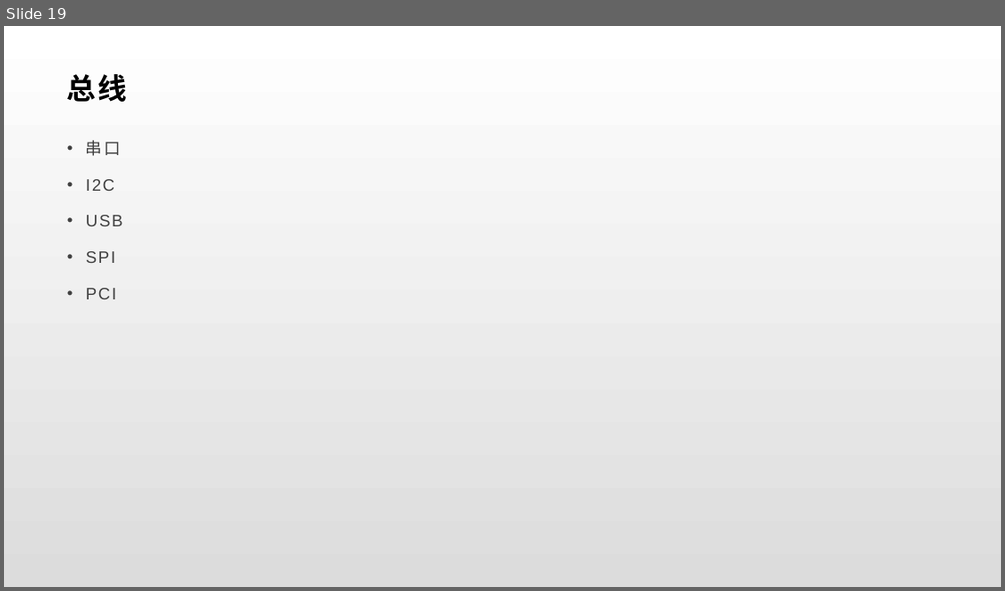
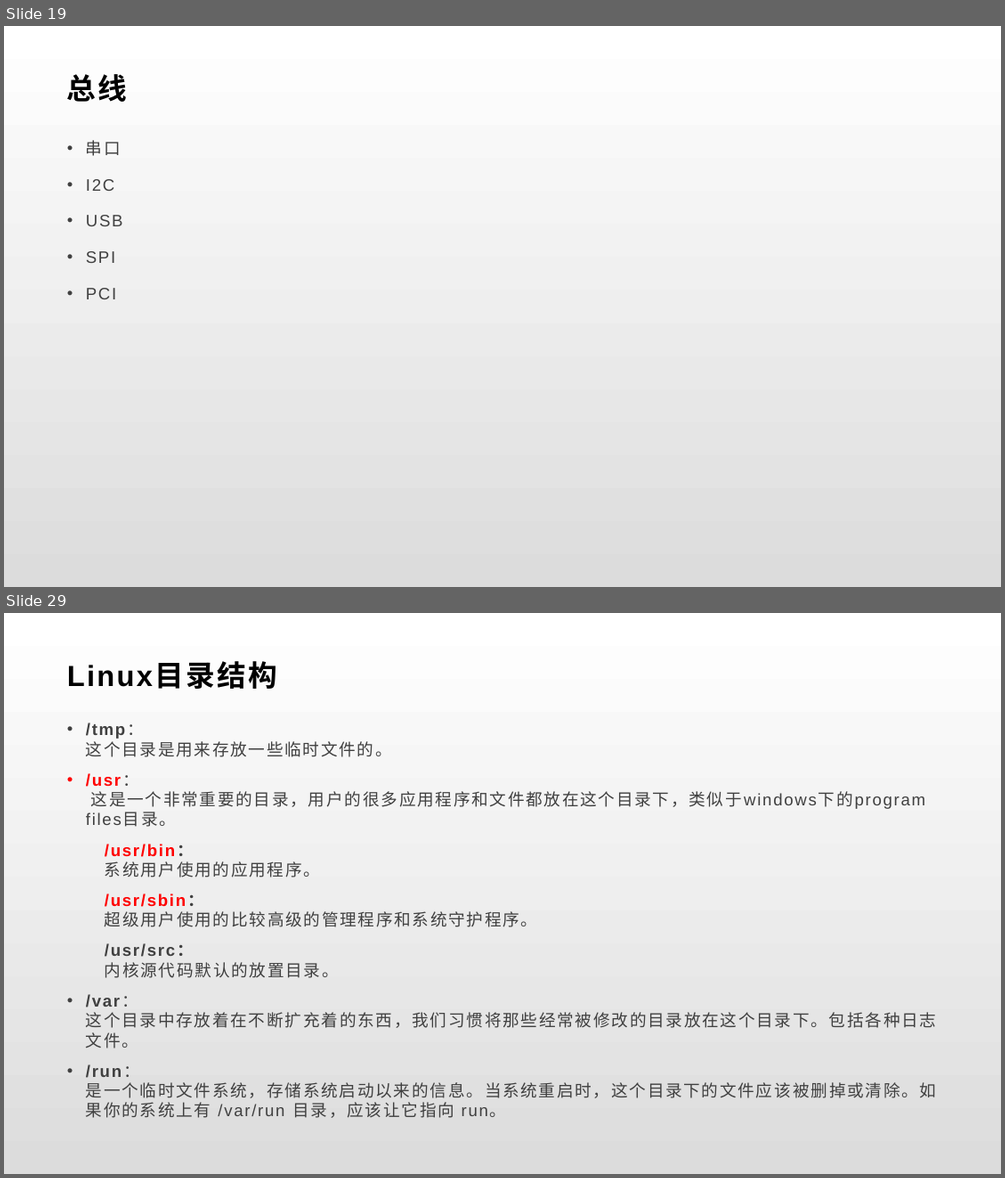
Before and after one commit to BrillianceRen/HanHua, a slide deck: brilliance/嵌入式.pptx. Shown one above the other, each under a label of ours: slide 19 before the commit, slides 19 and 29 after it; the slides between them are not shown. The pictures are 1005x591 and 1005x1178 pixels, drawn with LibreOffice and Linux fonts; fonts in the diff are those of the drawing. Boxes give left, top, right and bottom in pixels: in the first picture for what was removed or moved away, otherwise in the second. Text is boxed around its words. In the diff, an @@ line names an element or a change of style, - is before the commit and + after.

```diff
--- a/brilliance/嵌入式.pptx
+++ b/brilliance/嵌入式.pptx
@@ slide 29 added at [4, 613, 1001, 1174], background gradient #FFFFFF to #DCDCDC @@
@@ title added at [67, 663, 277, 689], 28 pt, text #000000, bold @@
+Linux目录结构
@@ text added at [86, 722, 937, 1118], 16 pt, text #404040 @@
+• /tmp：
+  这个目录是用来存放一些临时文件的。
+• /usr：
+  这是一个非常重要的目录，用户的很多应用程序和文件都放在这个目录下，类似于windows下的program files目录。
+  /usr/bin：
+  系统用户使用的应用程序。
+  /usr/sbin：
+  超级用户使用的比较高级的管理程序和系统守护程序。
+  /usr/src：
+  内核源代码默认的放置目录。
+• /var：
+  这个目录中存放着在不断扩充着的东西，我们习惯将那些经常被修改的目录放在这个目录下。包括各种日志文件。
+• /run：
+  是一个临时文件系统，存储系统启动以来的信息。当系统重启时，这个目录下的文件应该被删掉或清除。如果你的系统上有 /var/run 目录，应该让它指向 run。
```
Also in this commit, not shown: 17 other slides added, 18 other files.
